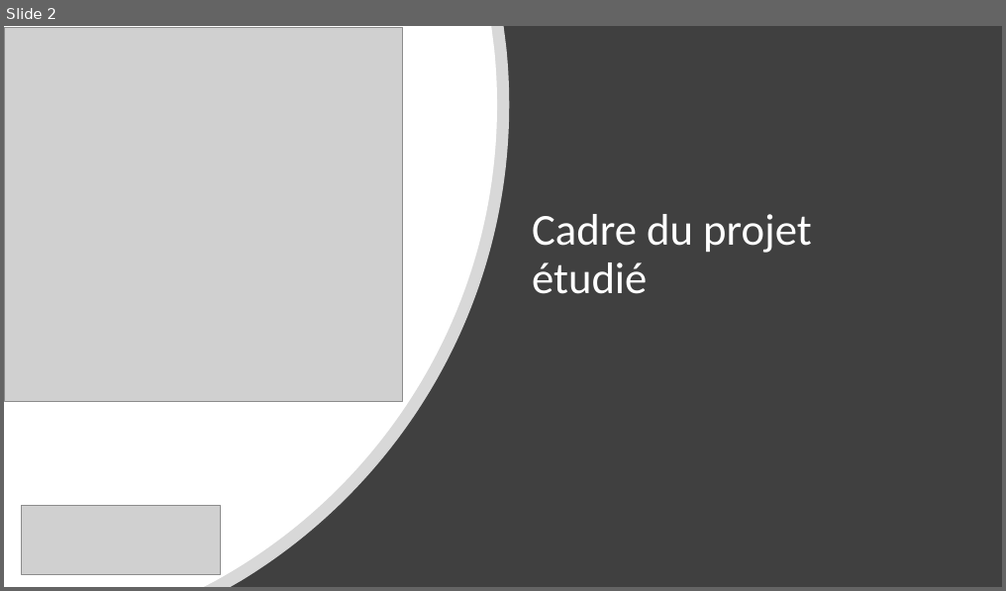
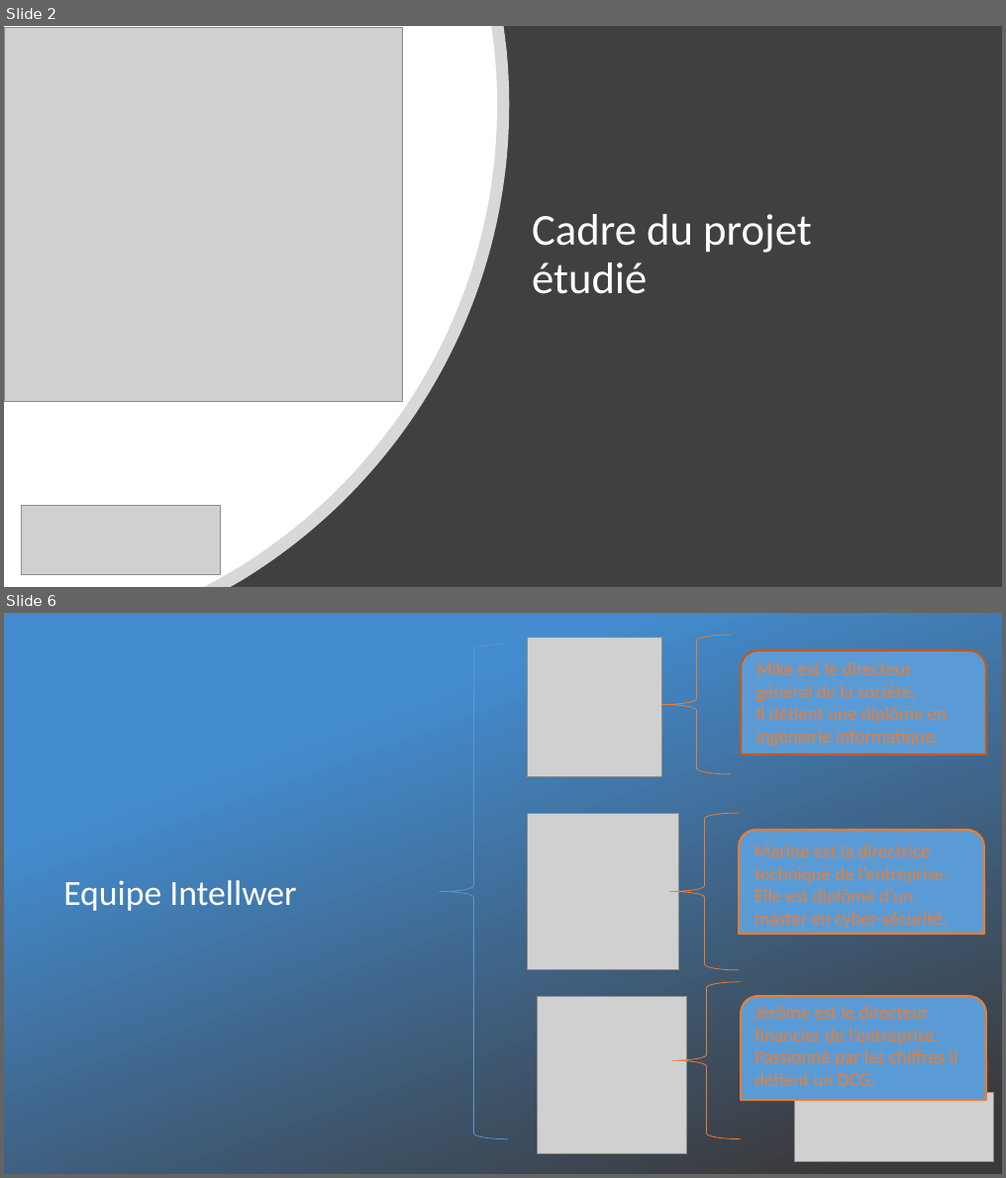
Before and after one commit to jferrier34/B4DIAPO, a slide deck: B4-Diaporama-julien.ferrier-Toulouse.pptx. Shown one above the other, each under a label of ours: slide 2 before the commit, slides 2 and 6 after it; the slides between them are not shown. The pictures are 1006x591 and 1006x1178 pixels, drawn with LibreOffice and Linux fonts; fonts in the diff are those of the drawing; grey boxes stand for pictures; background and template pictures are left out. Boxes give left, top, right and bottom in pixels: in the first picture for what was removed or moved away, otherwise in the second. Text is boxed around its words. In the diff, an @@ line names an element or a change of style, - is before the commit and + after.

```diff
--- a/B4-Diaporama-julien.ferrier-Toulouse.pptx
+++ b/B4-Diaporama-julien.ferrier-Toulouse.pptx
@@ slide 6 added at (x1=4, y1=613, x2=1002, y2=1174), background picture (left out) @@
@@ rectangle added at (x1=4, y1=613, x2=1002, y2=1174), fill gradient #438CCF to #3B3838 @@
@@ picture added at (x1=528, y1=637, x2=662, y2=776) @@
@@ left brace added at (x1=662, y1=635, x2=731, y2=774), outline #ED7D31 0.75 pt @@
@@ left brace added at (x1=440, y1=644, x2=508, y2=1140), outline #5698D3 0.75 pt @@
@@ round same rect added at (x1=741, y1=651, x2=986, y2=755), fill #5B9BD5, outline #C55A11 2 pt @@
@@ text added at (x1=756, y1=663, x2=946, y2=746), 18 pt, text #ED7D31 @@
+Mike est le directeur général de la société.
+Il détient une diplôme en ingénierie informatique.
@@ picture added at (x1=528, y1=813, x2=678, y2=970) @@
@@ left brace added at (x1=670, y1=813, x2=739, y2=970), outline #ED7D31 0.75 pt @@
@@ round same rect added at (x1=740, y1=830, x2=985, y2=934), fill #5B9BD5, outline #ED7D31 2 pt @@
@@ text added at (x1=754, y1=845, x2=948, y2=928), 18 pt, text #ED7D31 @@
+Marine est la directrice technique de l’entreprise.
+Elle est diplômé d’un master en cyber-sécurité.
@@ text added at (x1=63, y1=880, x2=296, y2=911), 34 pt, text #FFFFFF @@
+Equipe Intellwer
@@ picture added at (x1=538, y1=996, x2=687, y2=1154) @@
@@ left brace added at (x1=672, y1=982, x2=741, y2=1140), outline #ED7D31 0.75 pt @@
@@ round same rect added at (x1=741, y1=996, x2=986, y2=1100), fill #5B9BD5, outline #ED7D31 2 pt @@
@@ text added at (x1=754, y1=1006, x2=958, y2=1086), 18 pt, text #ED7D31 @@
+Jérôme est le directeur financier de l’entreprise.
+Passionné par les chiffres il détient un DCG.
@@ picture added at (x1=795, y1=1093, x2=994, y2=1161) @@
```
Also in this commit, not shown: 9 slides changed, 10 other slides added, 1 slide removed.
